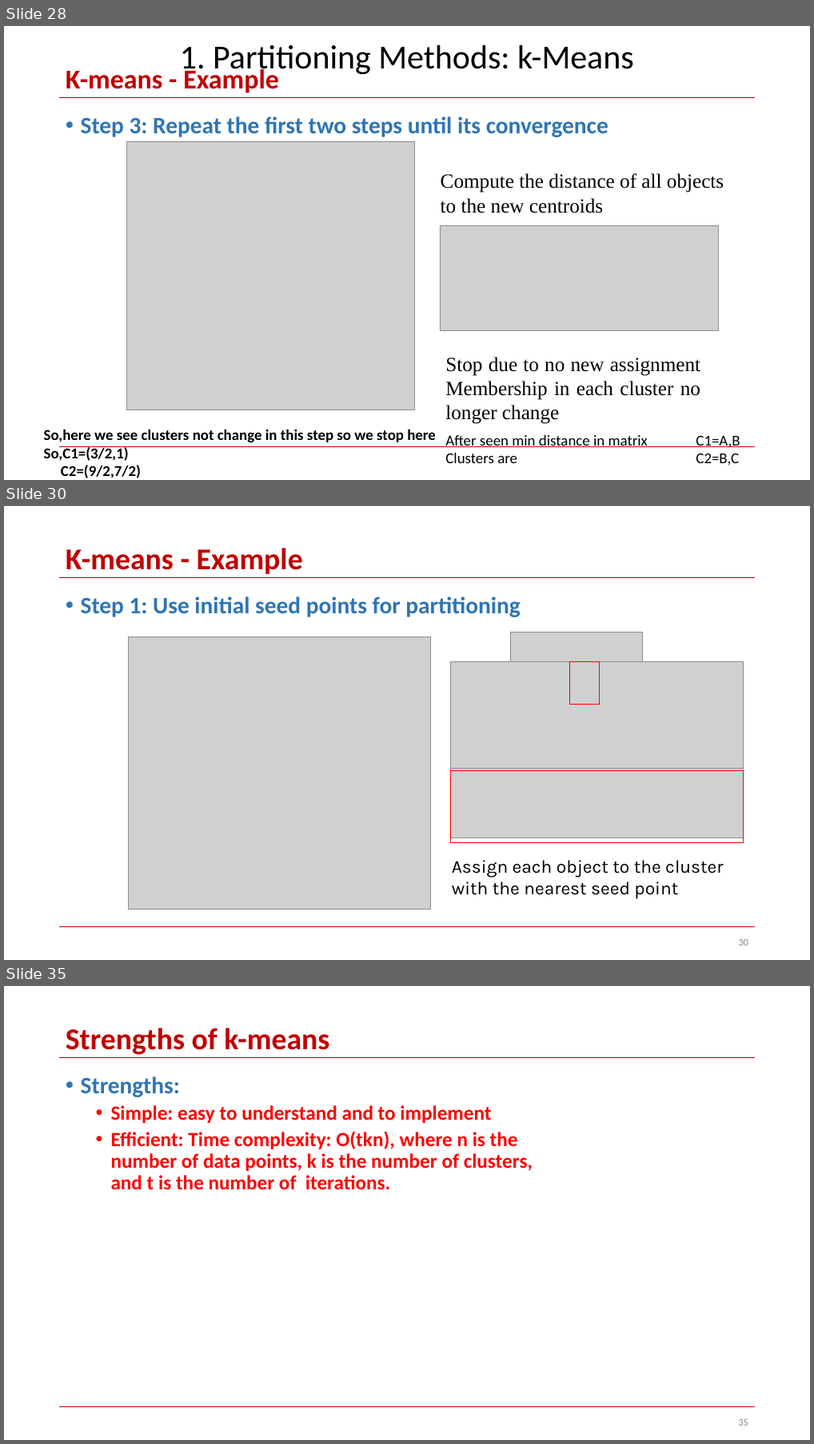
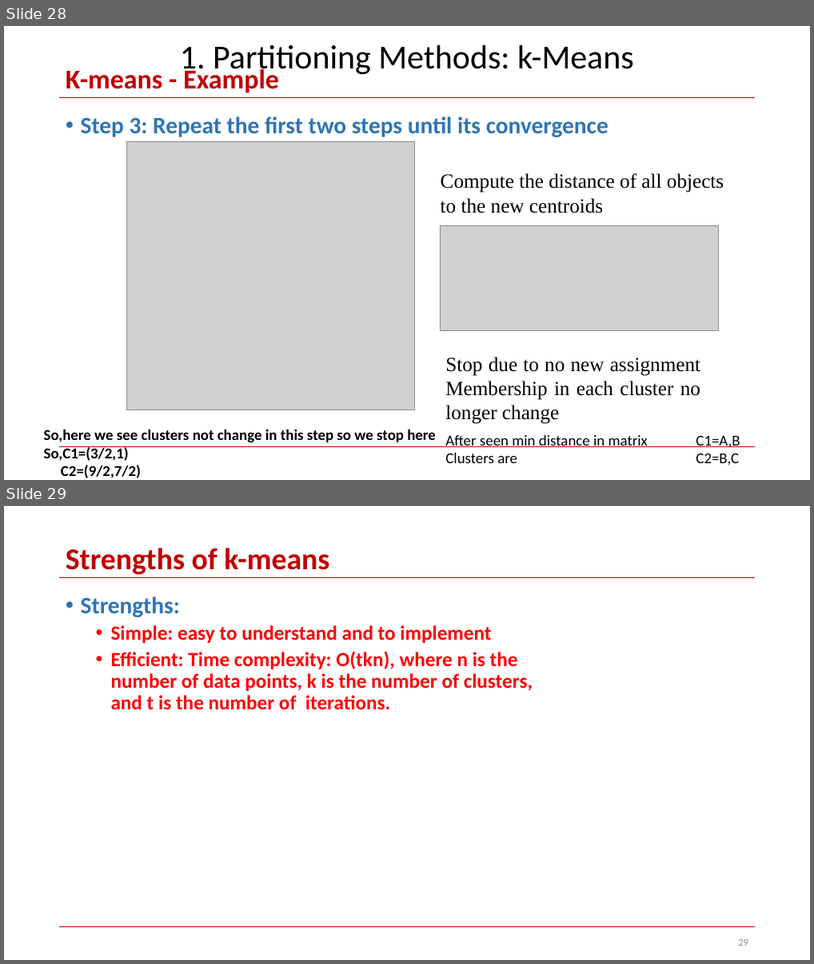
Before and after one commit to skysumitkumar/Du_Mca, a slide deck: 3rd_semester/Data_Science_with_python/PPT/Unit_4/Clustering-Part1.pptx. Shown one above the other, each under a label of ours: slides 28, 30 and 35 before the commit, slides 28 and 29 after it; the slides between them are not shown. The pictures are 814x1444 and 814x964 pixels, drawn with LibreOffice and Linux fonts; fonts in the diff are those of the drawing; grey boxes stand for pictures. Boxes give left, top, right and bottom in pixels: in the first picture for what was removed or moved away, otherwise in the second. Text is boxed around its words. In the diff, an @@ line names an element or a change of style, - is before the commit and + after.

Commit message:
update_k_medoids_in_Clustering-Part1

```diff
--- a/3rd_semester/Data_Science_with_python/PPT/Unit_4/Clustering-Part1.pptx
+++ b/3rd_semester/Data_Science_with_python/PPT/Unit_4/Clustering-Part1.pptx
@@ slide 30 removed at bbox=[4, 506, 810, 960], background #FFFFFF; not listed: 2 template elements that a slide beside it also shows @@
@@ title removed at bbox=[66, 548, 303, 574] @@
-K-means - Example
@@ text removed at bbox=[81, 596, 521, 617] @@
-• Step 1: Use initial seed points for partitioning
@@ group removed at bbox=[129, 632, 744, 908]: 4 pictures, 2 rectangles, 1 text @@
-Assign each object to the cluster
-with the nearest seed point
@@ page number removed at bbox=[738, 939, 749, 945] @@
-30
@@ what was slide 35 is now slide 29 @@
```
Also in this commit, not shown: 3 slides changed, 2 slides added, 5 other slides removed.
